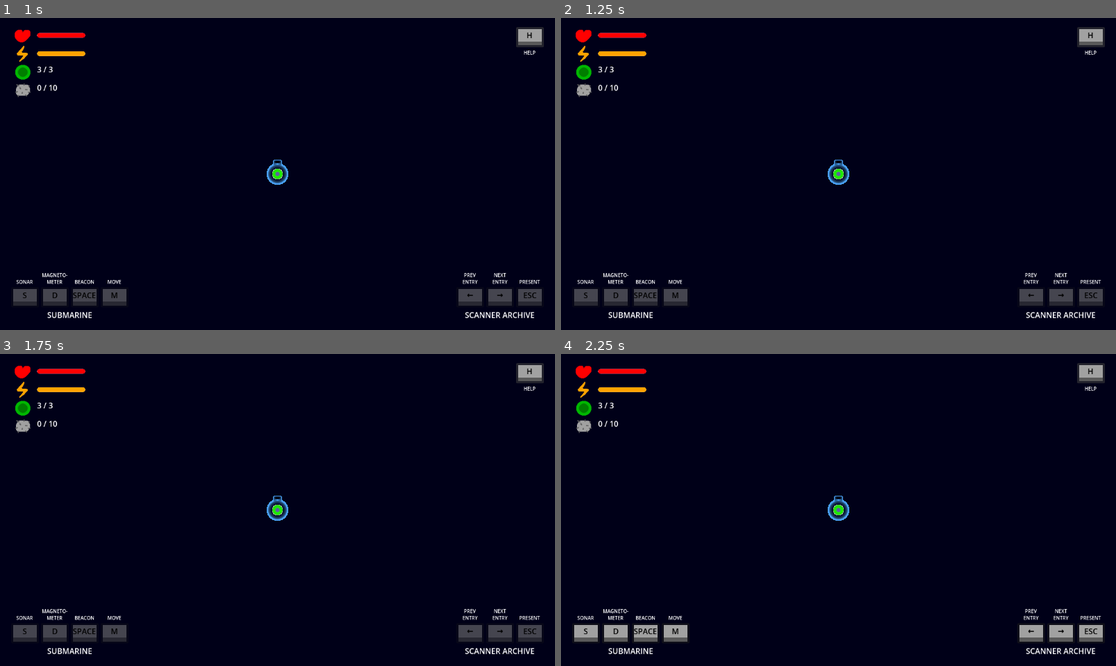
Above: before the commit, frames 1-4 (two rows, left to right).
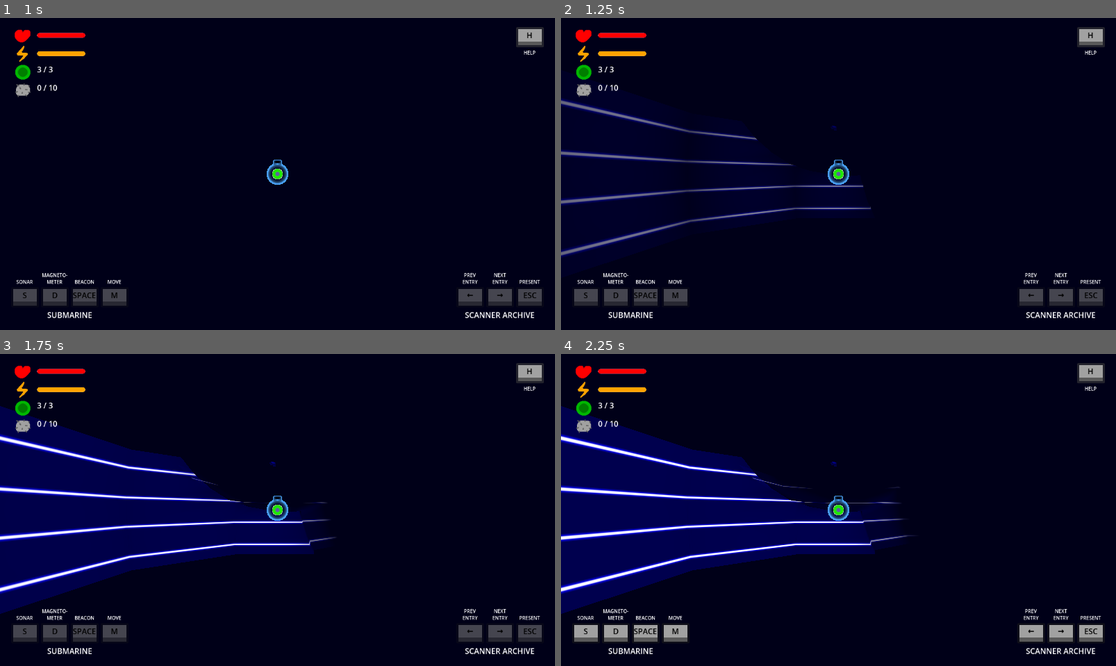
Above: after the commit, the same moments.

Repository: squirrelsoftcompany/LD57
Game: Godot game, scene res://Scenes/test_scene.tscn
The game is run twice, just before and just after one commit, with the same random seed, the same clock (stepped at 60 frames per second) and the same inputs.
Inputs:
- Up to frame 1 (1 s): click "H" at 0.5 s
- Up to frame 2 (1.25 s): no input
- Up to frame 3 (1.75 s): click "H" at 1.25 s
- Up to frame 4 (2.25 s): click "H" at 2 s

Frame 1 is identical in both runs. In frame 2, 3.2% of the frame differs, in the area x 0-56%, y 25-78%; in frame 3, 20%; in frame 4, 20%, in the area x 0-64%, y 16-84%.

Commit message:
ping to say hello

Diff:
--- a/Scripts/Autoload/EventHolder.gd
+++ b/Scripts/Autoload/EventHolder.gd
@@ -5,6 +5,7 @@
 signal player_start_mi()
 @warning_ignore("unused_signal")
 signal player_finish_mi()
+signal player_spawn()
 signal player_start_moving(start_position:Vector3, player_rotation : Vector3)
 signal player_finish_moving(finish_position:Vector3, player_rotation : Vector3)
 #archive
--- a/Scripts/Scanner/sonar.gd
+++ b/Scripts/Scanner/sonar.gd
@@ -21,7 +21,11 @@
 	GlobalEventHolder.connect("player_quit_navigating_archive", _on_player_quit_navigating_moving)
 	GlobalEventHolder.connect("ask_sonar", func(): _animate_huge_sonar(global_position))
 	GlobalEventHolder.connect("ask_heatmap", _animate_magnet)
+	GlobalEventHolder.connect("player_spawn",_initialize)
 	self.omni_range = 0
+
+
+func _initialize():
 	_animate_mini_sonar(global_position)
 
 
--- a/Scripts/player.gd
+++ b/Scripts/player.gd
@@ -21,6 +21,7 @@
 
 func _ready() -> void:
 	position = get_tree().get_first_node_in_group("Map").cavities.pick_random().position
+	GlobalEventHolder.emit_signal("player_spawn")
 	GlobalArchive.clear()
 	GlobalArchive.add_timepoint(position, rotation)
 	GlobalEventHolder.connect("player_navigate_archive", _on_player_navigate_archive)
